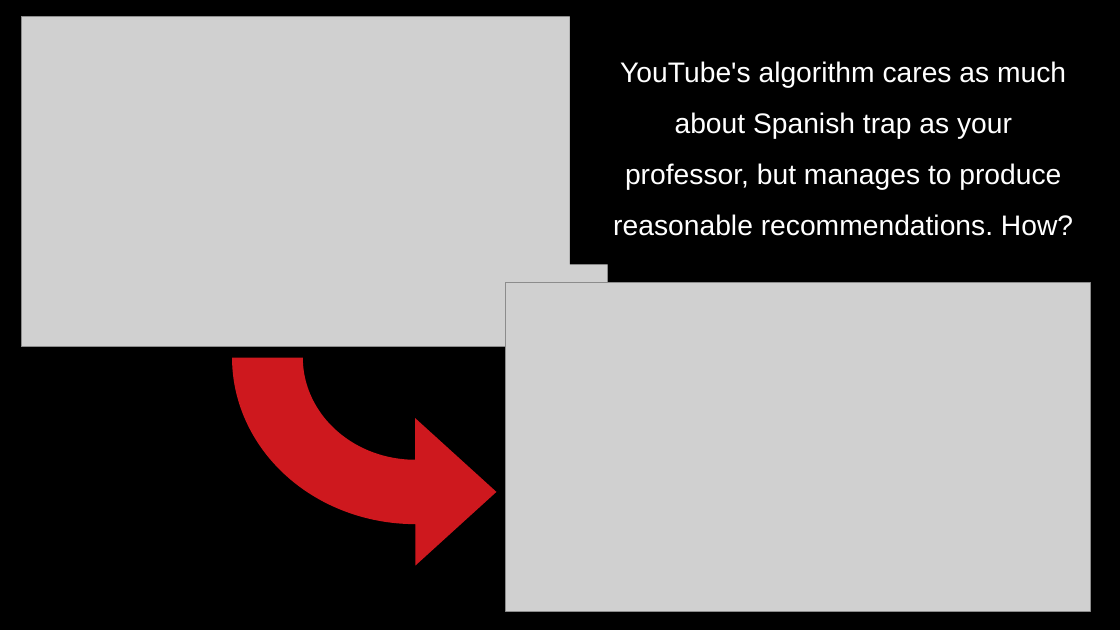
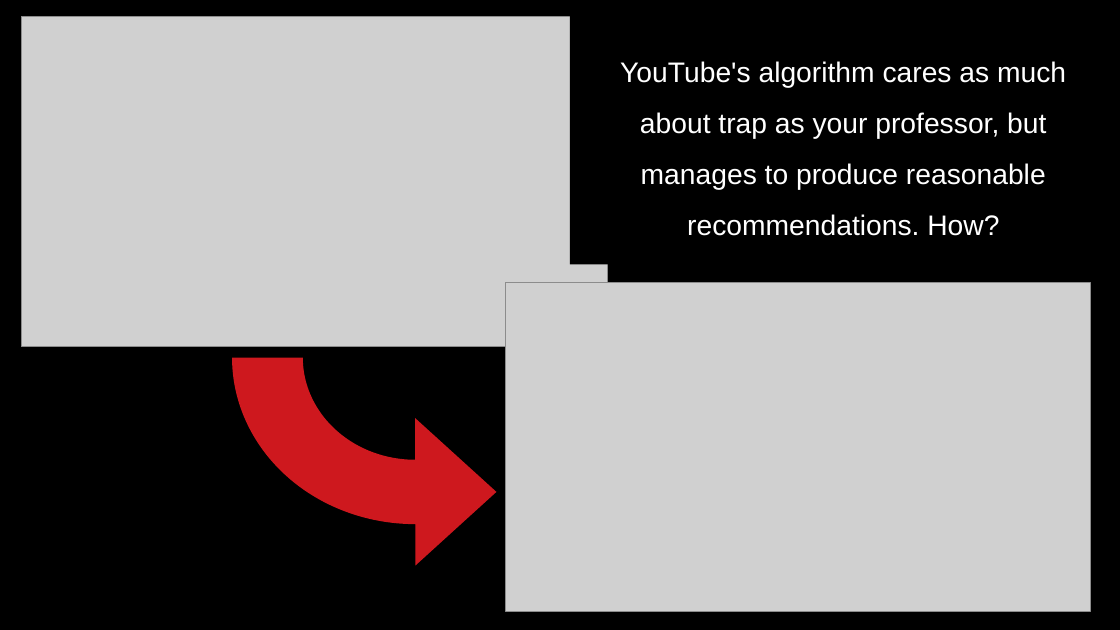
Before and after one commit to marco-calautti/data-mining-course, a slide deck: slide 3 of theory/tt08_recommender_systems.odp. Drawn at 1120x630 pixels with LibreOffice and Linux fonts; fonts in the diff are those of the drawing; grey boxes stand for pictures. Boxes give left, top, right and bottom in pixels: in the first picture for what was removed or moved away, otherwise in the second. Text is boxed around its words. In the diff, an @@ line names an element or a change of style, - is before the commit and + after.

```diff
--- a/theory/tt08_recommender_systems.odp
+++ b/theory/tt08_recommender_systems.odp
@@ text at <box>620,61,1066,236</box>: text changed @@
-YouTube's algorithm cares as much about Spanish trap as your professor, but manages to produce reasonable recommendations. How?
+YouTube's algorithm cares as much about trap as your professor, but manages to produce reasonable recommendations. How?
```
Also in this commit, not shown: 10 other slides changed, 24 slides added, 1 slide removed.
